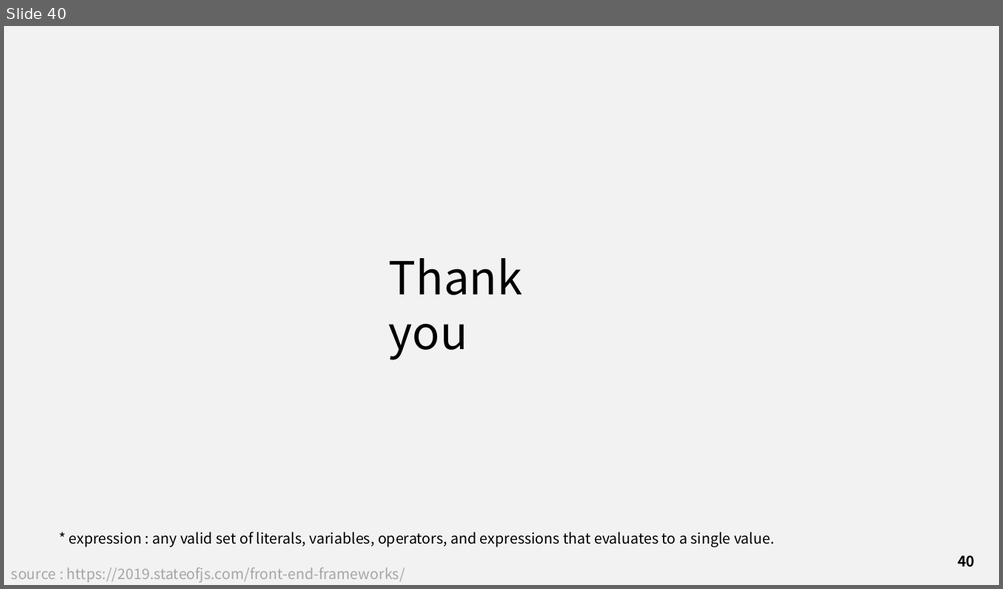
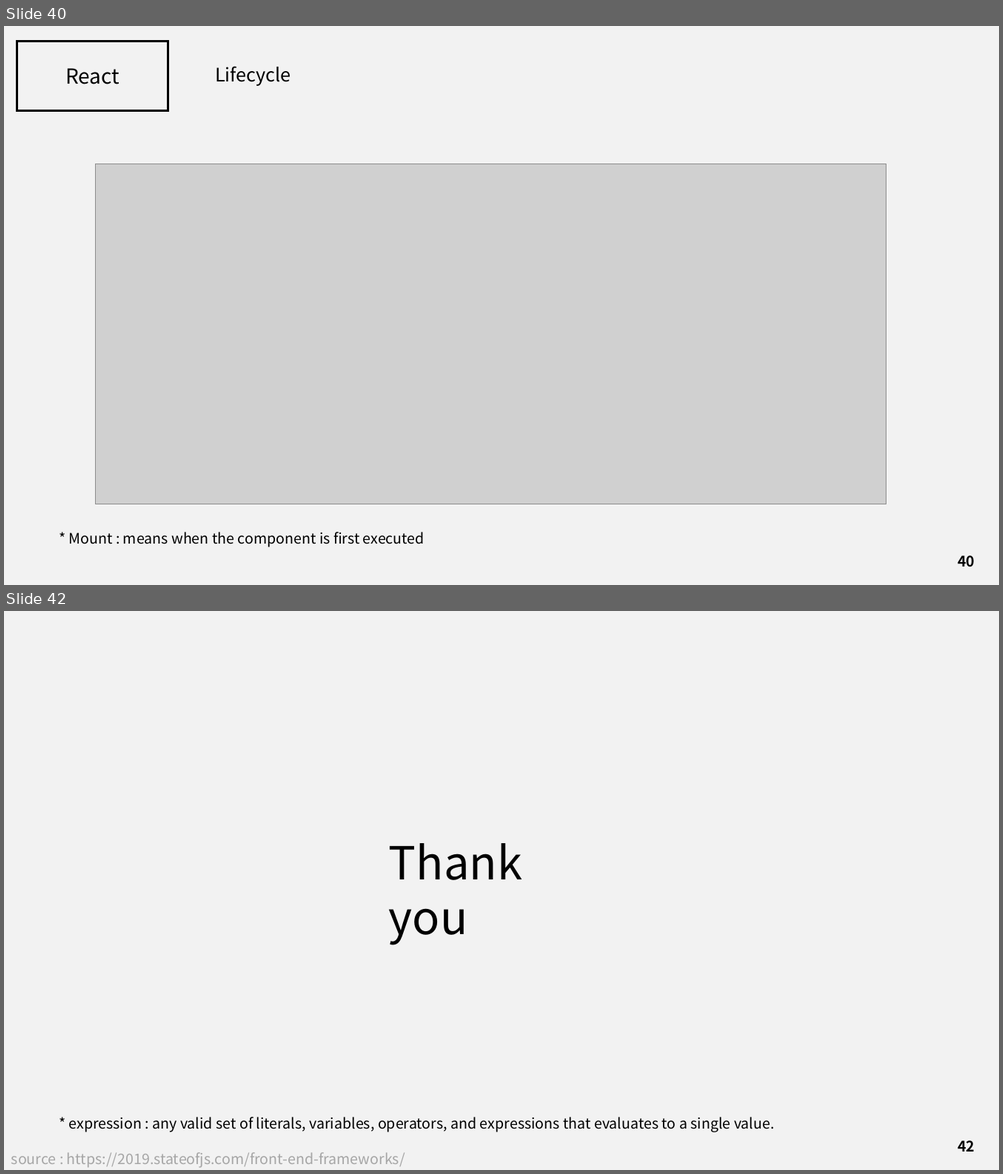
Before and after one commit to J3SUNG/Seminar, a slide deck: 210201_React.pptx. Shown one above the other, each under a label of ours: slide 40 before the commit, slides 40 and 42 after it; the slides between them are not shown. The pictures are 1003x589 and 1003x1174 pixels, drawn with LibreOffice and Linux fonts; fonts in the diff are those of the drawing; grey boxes stand for pictures. Boxes give left, top, right and bottom in pixels: in the first picture for what was removed or moved away, otherwise in the second. Text is boxed around its words. In the diff, an @@ line names an element or a change of style, - is before the commit and + after.

```diff
--- a/210201_React.pptx
+++ b/210201_React.pptx
@@ slide 40 added at (4, 26, 999, 585), background #F2F2F2 @@
@@ rectangle added at (17, 41, 168, 110), outline #000000 2 pt @@
@@ text added at (65, 68, 119, 84), 20 pt, text #000000 @@
+React
@@ text added at (215, 66, 290, 86), 18 pt, text #000000 @@
+Lifecycle
@@ picture added at (95, 165, 886, 505) @@
@@ text added at (69, 532, 424, 548), 14 pt, text #000000 @@
+* Mount : means when the component is first executed
@@ page number added at (957, 556, 974, 568), 14 pt, text #000000, bold @@
+40
@@ what was slide 40 is now slide 42 @@
@@ page number at (957, 1141, 974, 1152): text changed @@
-40
+42
```
Also in this commit, not shown: 1 slide changed, 1 other slide added.
